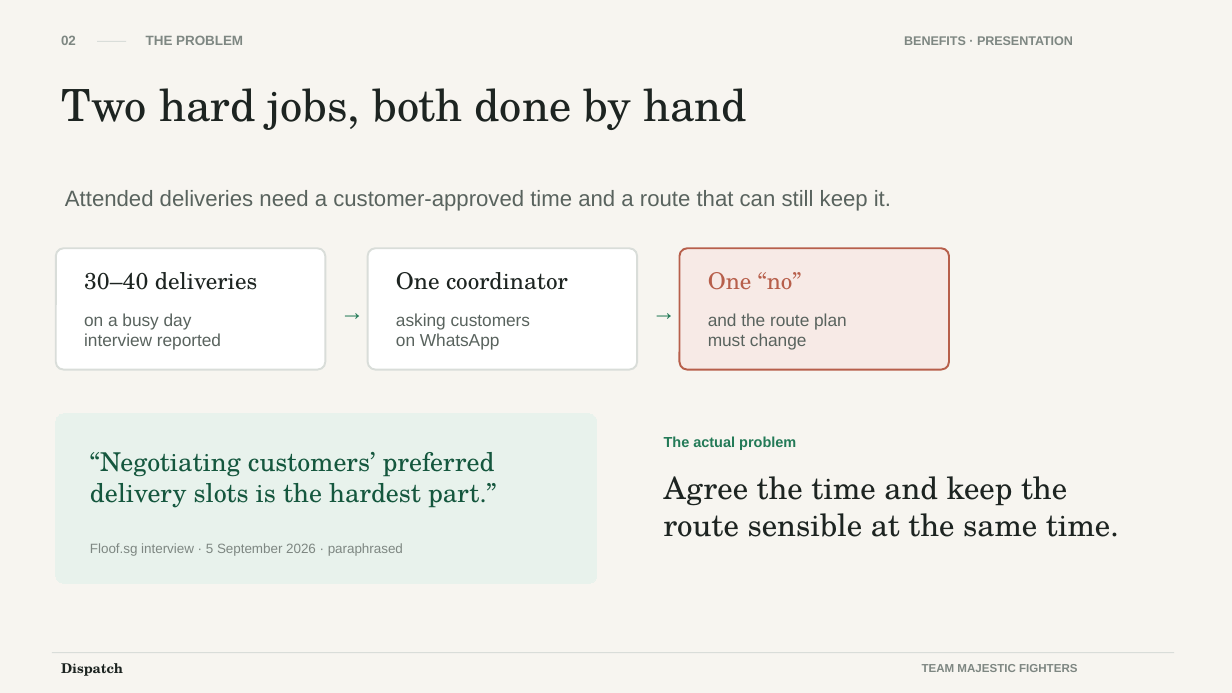
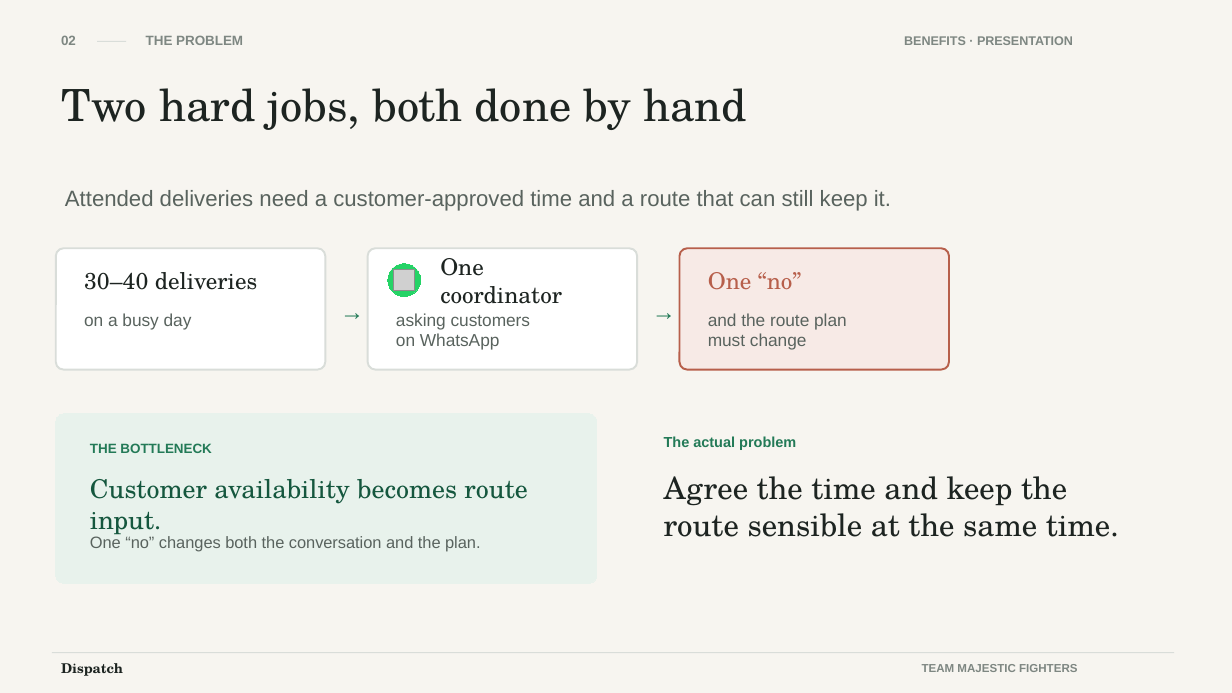
Before and after one commit to Stephensaleh1601/Delivery-Schedule-Agent, a slide deck: slide 2 of submission/Dispatch-IGNITE-Hackathon-Deck.pptx. Drawn at 1232x693 pixels with LibreOffice and Linux fonts; fonts in the diff are those of the drawing; grey boxes stand for pictures. Boxes give left, top, right and bottom in pixels: in the first picture for what was removed or moved away, otherwise in the second. Text is boxed around its words. In the diff, an @@ line names an element or a change of style, - is before the commit and + after.

```diff
--- a/submission/Dispatch-IGNITE-Hackathon-Deck.pptx
+++ b/submission/Dispatch-IGNITE-Hackathon-Deck.pptx
@@ ellipse added at <box>388,263,421,296</box>, fill #25D366, outline #25D366 0 pt @@
@@ text "One coordinator" rewrapped from <box>396,272,568,290</box> to <box>440,258,562,304</box> @@
@@ picture added at <box>394,270,415,291</box> @@
@@ text at <box>84,333,221,350</box>: paragraph removed @@
-interview reported
@@ text added at <box>90,443,211,453</box>, 10.5 pt, text #237A57, bold @@
+THE BOTTLENECK
@@ text removed at <box>90,452,496,508</box> @@
-“Negotiating customers’ preferred delivery slots is the hardest part.”
@@ text added at <box>90,479,528,537</box>, 20.2 pt, text #15573E @@
+Customer availability becomes route input.
@@ text "One “no” changes both the ..." at <box>90,534,480,551</box>: vertical alignment middle to top @@
@@ text at <box>90,534,480,551</box>: text changed; size 10.5 to 12.8 pt; text colour #7E8782 to #59635E @@
-Floof.sg interview · 5 September 2026 · paraphrased
+One “no” changes both the conversation and the plan.
```
Also in this commit, not shown: 6 other files.
